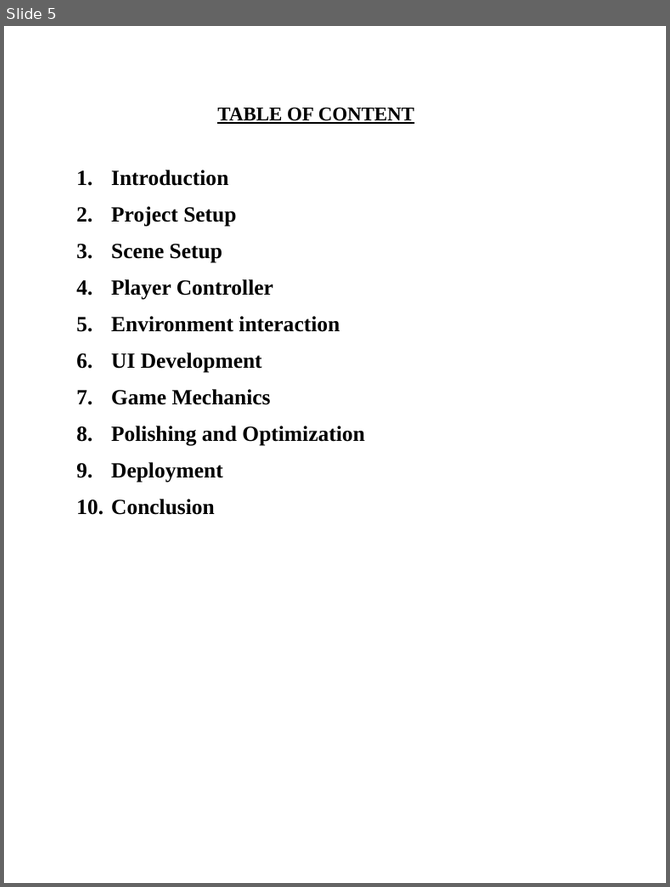
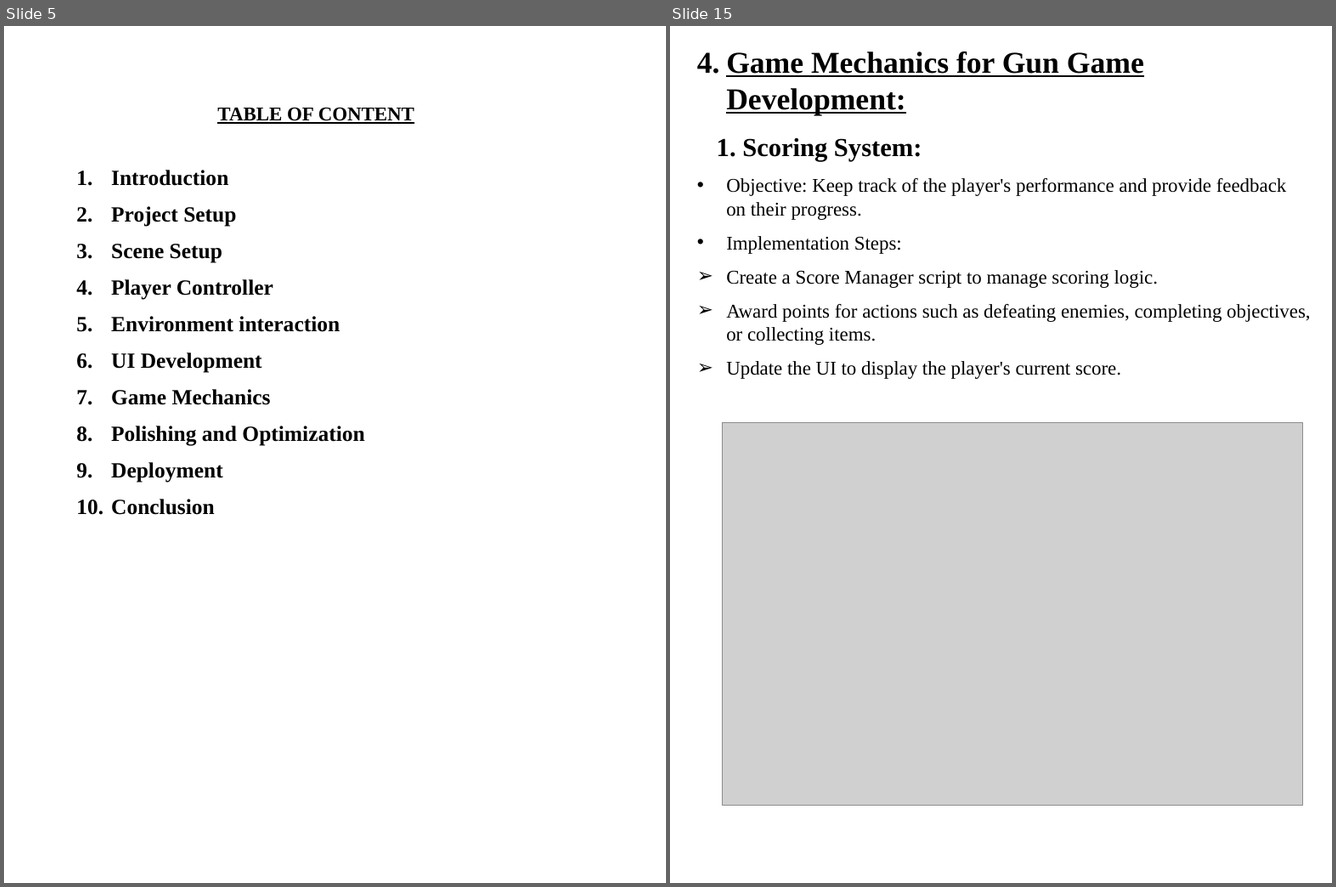
Before and after one commit to Archit-sharma01/untitled, a slide deck: Archit PPT.pptx. Shown side by side, each under a label of ours: slide 5 before the commit, slides 5 and 15 after it; the slides between them are not shown. The pictures are 670x887 and 1336x887 pixels, drawn with LibreOffice and Linux fonts; fonts in the diff are those of the drawing; grey boxes stand for pictures; background and template pictures are left out. Boxes give left, top, right and bottom in pixels: in the first picture for what was removed or moved away, otherwise in the second. Text is boxed around its words. In the diff, an @@ line names an element or a change of style, - is before the commit and + after.

```diff
--- a/Archit PPT.pptx
+++ b/Archit PPT.pptx
@@ slide 15 added at box(670, 26, 1332, 883), background picture (left out) @@
@@ text added at box(717, 52, 1310, 379), 18 pt, text #000000 @@
+4. Game Mechanics for Gun Game Development:
+1. Scoring System:
+• Objective: Keep track of the player's performance and provide feedback on their progress.
+• Implementation Steps:
+➢ Create a Score Manager script to manage scoring logic.
+➢ Award points for actions such as defeating enemies, completing objectives, or collecting items.
+➢ Update the UI to display the player's current score.
@@ picture added at box(722, 422, 1303, 805) @@
```
Also in this commit, not shown: 1 slide changed, 13 other slides added, 32 slides removed.
